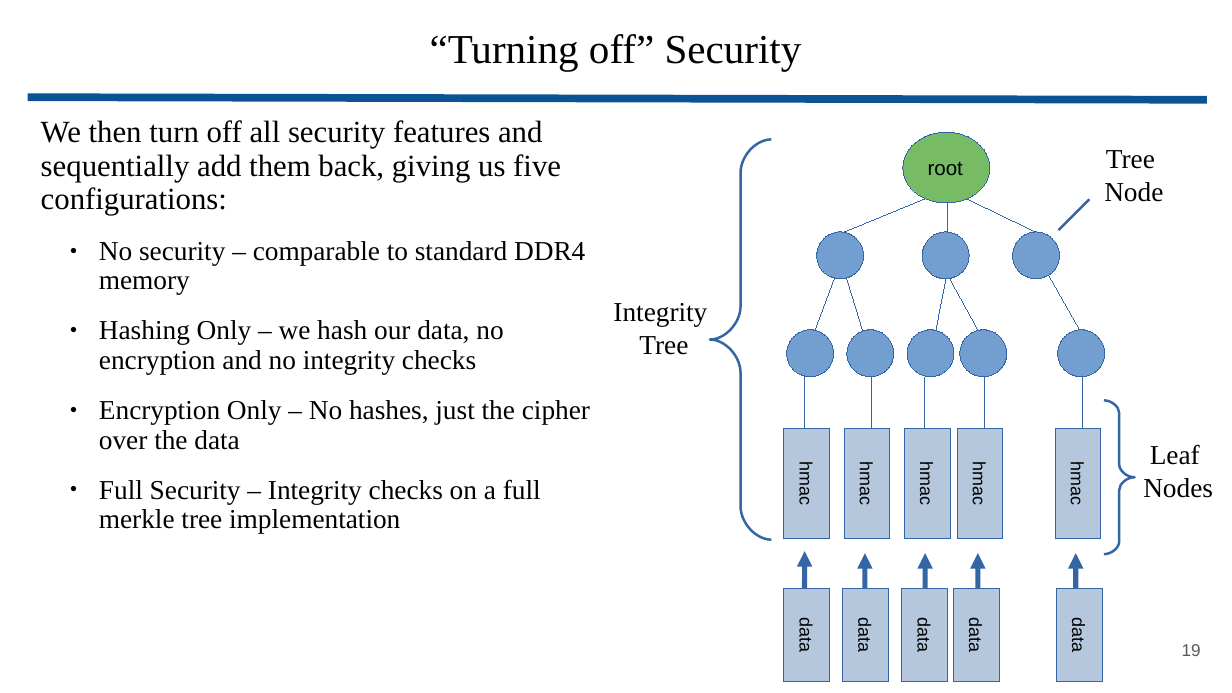
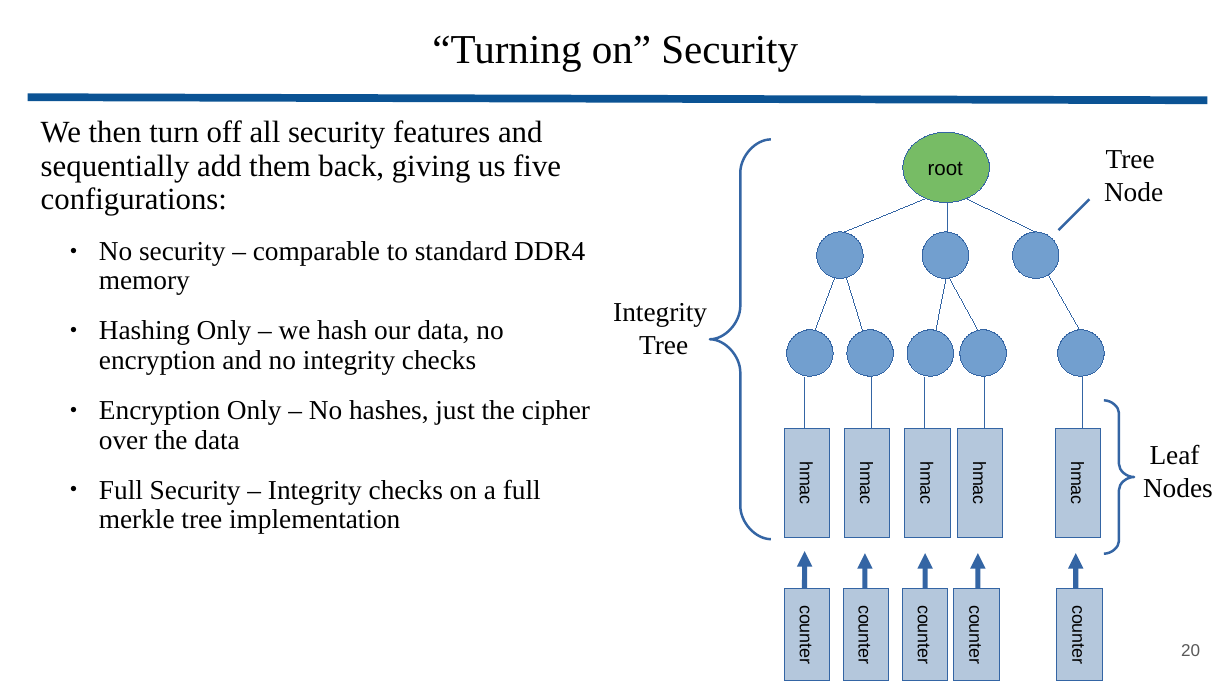
Before and after one commit to wbuziak/grad-research, a slide deck: slide 20 of resources/presentations/secure_mem_masters.pptx (slide 19 before the commit). Drawn at 1232x693 pixels with LibreOffice and Linux fonts; fonts in the diff are those of the drawing. Boxes give left, top, right and bottom in pixels: in the first picture for what was removed or moved away, otherwise in the second. Text is boxed around its words. In the diff, an @@ line names an element or a change of style, - is before the commit and + after.

```diff
--- a/resources/presentations/secure_mem_masters.pptx
+++ b/resources/presentations/secure_mem_masters.pptx
@@ title at box(432, 35, 798, 71): text changed @@
-“Turning off” Security
+“Turning on” Security
@@ text in rectangle at box(796, 611, 816, 663): text changed @@
-data
+counter
@@ text in rectangle at box(855, 611, 875, 663): text changed @@
-data
+counter
@@ text in rectangle at box(914, 611, 934, 663): text changed @@
-data
+counter
@@ text in rectangle at box(966, 611, 986, 663): text changed @@
-data
+counter
@@ text in rectangle at box(1069, 611, 1089, 663): text changed @@
-data
+counter
@@ page number at box(1181, 644, 1200, 656): text changed @@
-19
+20
```
Also in this commit, not shown: 13 other slides changed, 8 slides added, 10 slides removed, 23 other files.
